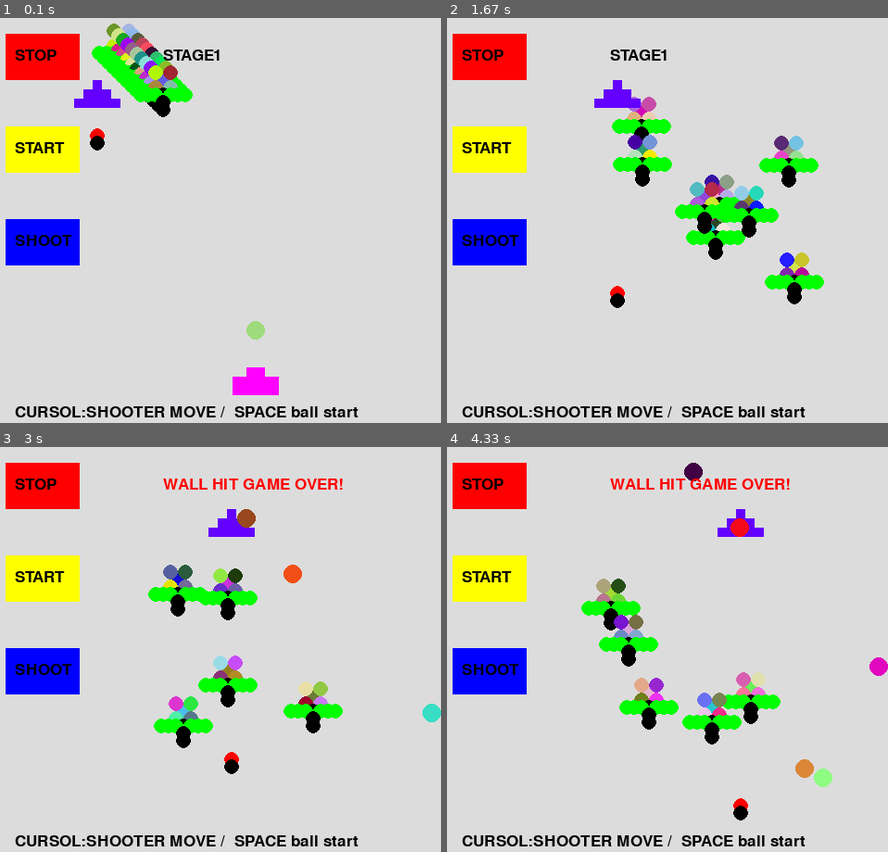
Above: before the commit, frames 1-4 (two rows, left to right).
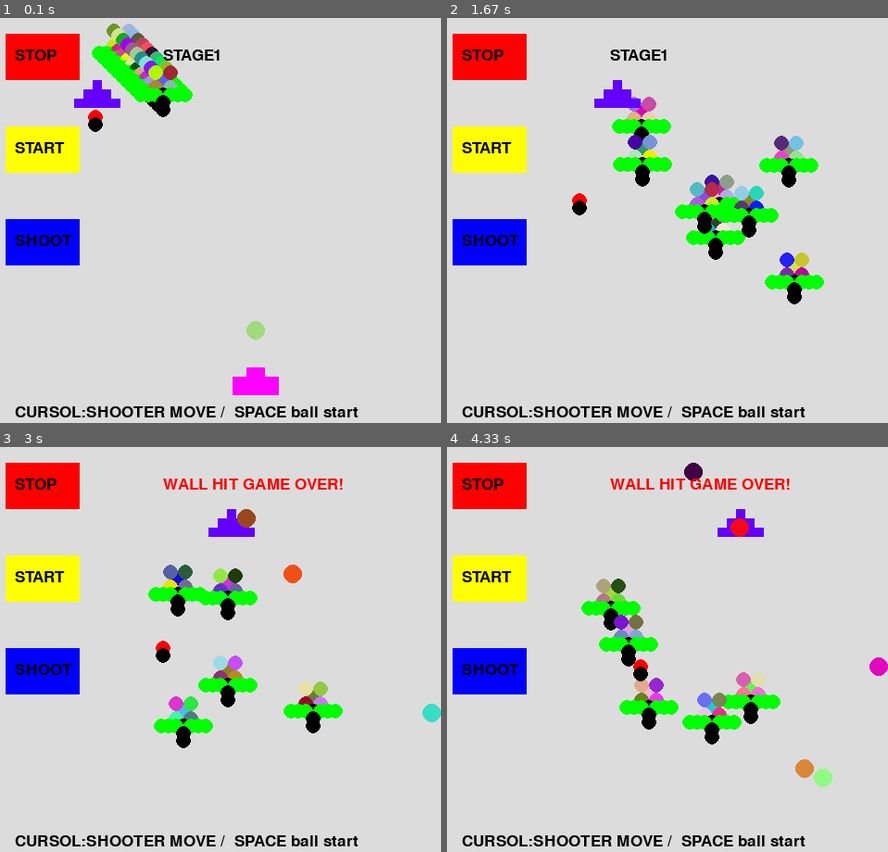
Above: after the commit, the same moments.

Repository: snc29654/pygame
Game: pygame game, started from invador_scenario.py
The game is run twice, just before and just after one commit, with the same random seed, the same clock (stepped at 60 frames per second) and the same inputs.
Inputs:
- Up to frame 1 (0.1 s): no input
- Up to frame 2 (1.67 s): hold Right 0.33-0.8 s; hold Right 0.83-1.3 s; tap Space at 0.9, 1.2, 1.4 s; hold Left from 1.33 s (still down)
- Up to frame 3 (3 s): tap Space at 1.7, 1.97, 2.27, 2.4, 2.7 s; release Left at 1.87 s; hold Left 1.9-2.3 s; hold Right 2.33-2.97 s
- Up to frame 4 (4.33 s): hold Left 3-3.47 s; tap Space at 3.07, 3.37, 3.57, 3.87, 4.07 s; hold Right 3.5-3.97 s; hold Right from 4 s (still down)

The runs differ from the first frame. In frame 1, 0.3% of the frame differs, in the area x 19-24%, y 22-33%; in frame 2, 0.3%, in the area x 28-41%, y 43-72%; in frame 3, 0.3%; in frame 4, 0.3%.

Commit message:
敵の弾丸発射確率を半分とする

Diff:
--- a/invador_scenario.py
+++ b/invador_scenario.py
@@ -52,6 +52,9 @@
         self.ykstate=[0,1,2,3,4,5,6,7,8,9]
         self.scenario_state=0
         self.timeout=0
+
+        self.loop_count=0
+
         for i in range(BALL_COUNT):
             self.bxt[i]=300
             self.byt[i]=400
@@ -332,9 +335,9 @@
 
             #大砲
             self.make_gun()
-
             self.make_dummy()
-            self.dummy_move()
+            if((self.loop_count%2)==0):
+                self.dummy_move()
 
 
 
@@ -360,6 +363,7 @@
             self.main_surface.blit(texthit, (200,45))
             pygame.display.update()
             clock.tick(50)
+            self.loop_count+=1
 if __name__ == '__main__':
     app = top_app()
     app.main()
